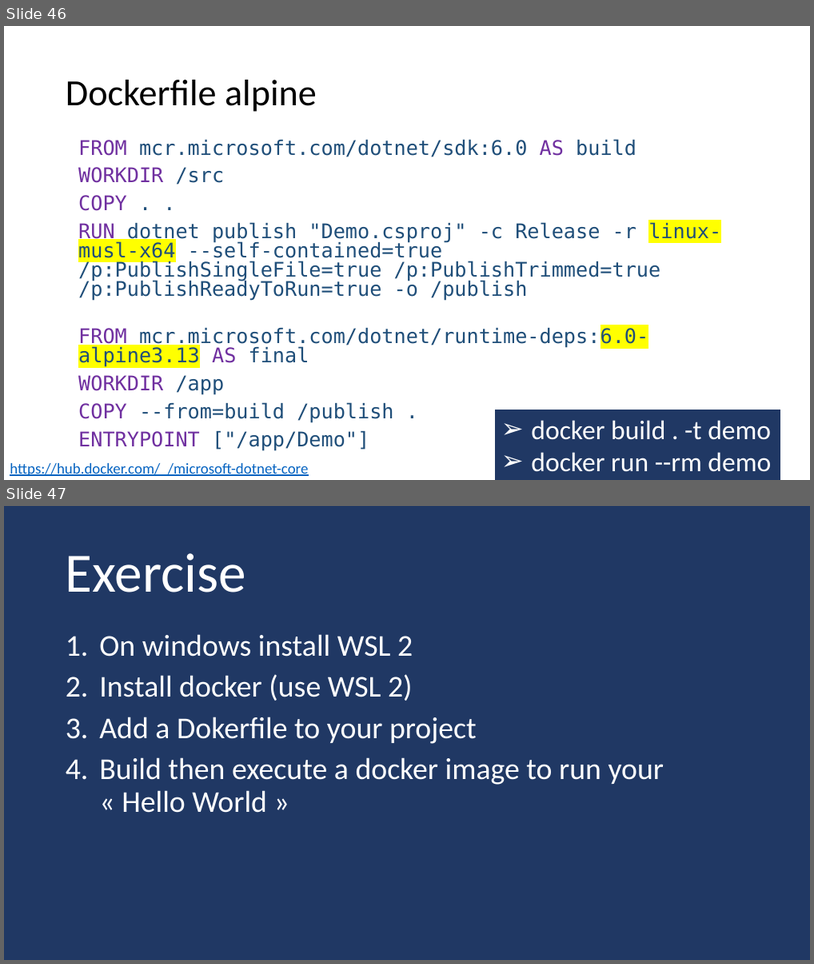
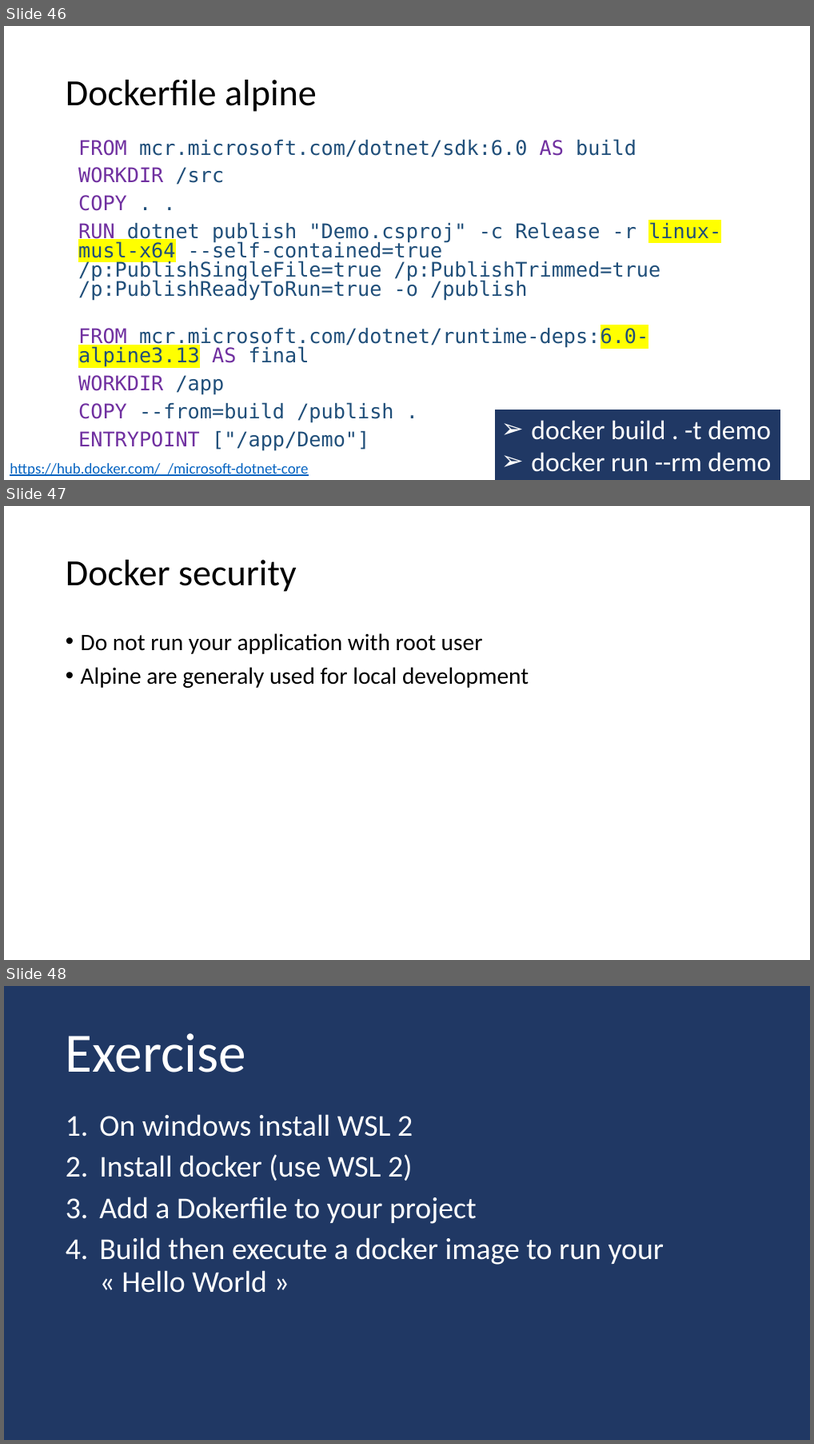
Before and after one commit to guillaume-chervet/course.dotnet, a slide deck: documentations/dotnet6.pptx. Shown one above the other, each under a label of ours: slides 46 and 47 before the commit, slides 46, 47 and 48 after it. The pictures are 814x964 and 814x1444 pixels, drawn with LibreOffice and Linux fonts; fonts in the diff are those of the drawing. Boxes give left, top, right and bottom in pixels: in the first picture for what was removed or moved away, otherwise in the second. Text is boxed around its words. In the diff, an @@ line names an element or a change of style, - is before the commit and + after.

```diff
--- a/documentations/dotnet6.pptx
+++ b/documentations/dotnet6.pptx
@@ slide 47 added at bbox=[4, 506, 810, 960], background #FFFFFF @@
@@ title added at bbox=[66, 560, 297, 592], 44 pt, text #000000 @@
+Docker security
@@ text added at bbox=[81, 633, 529, 688], 28 pt, text #000000 @@
+• Do not run your application with root user
+• Alpine are generaly used for local development
@@ what was slide 47 is now slide 48 @@
```
Also in this commit, not shown: 3 slides changed, 2 other slides added.
